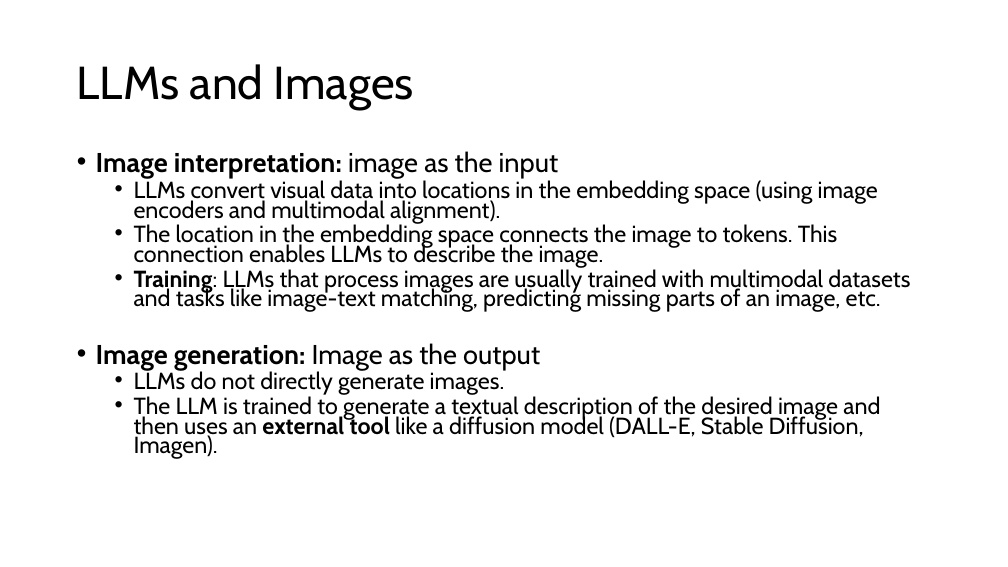
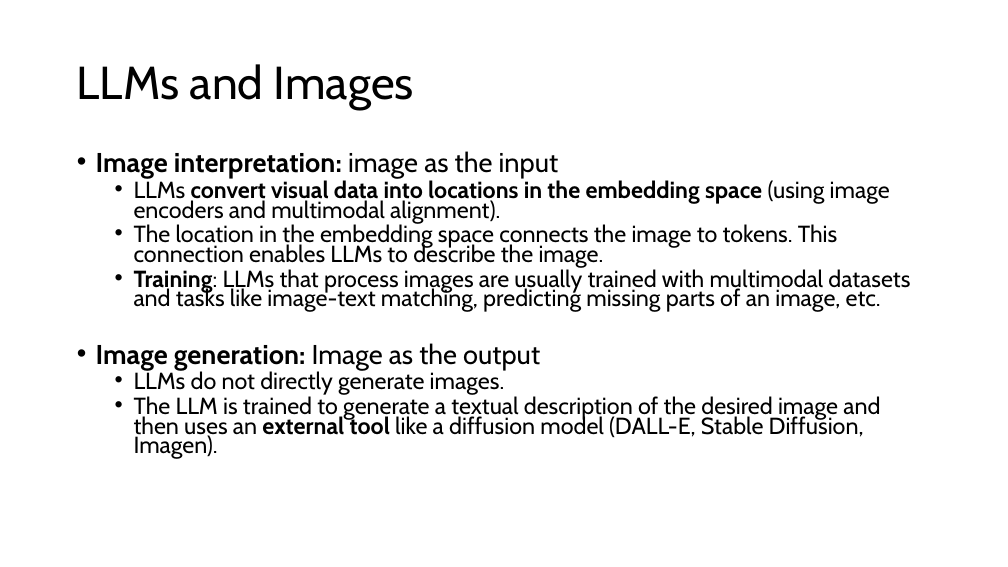
Before and after one commit to mhahsler/CS7320-AI, a slide deck: slide 12 of slides/07_LLM_discussion.pptx (slide 11 before the commit). Drawn at 1008x567 pixels with LibreOffice and Linux fonts; fonts in the diff are those of the drawing. Boxes give left, top, right and bottom in pixels: in the first picture for what was removed or moved away, otherwise in the second. Text is boxed around its words. In the diff, an @@ line names an element or a change of style, - is before the commit and + after.

```diff
--- a/slides/07_LLM_discussion.pptx
+++ b/slides/07_LLM_discussion.pptx
@@ text at bbox=[134, 178, 890, 224]: bold on in "convert visual data into locations in the ..." @@
```
Also in this commit, not shown: 6 other slides changed, 1 slide added.
